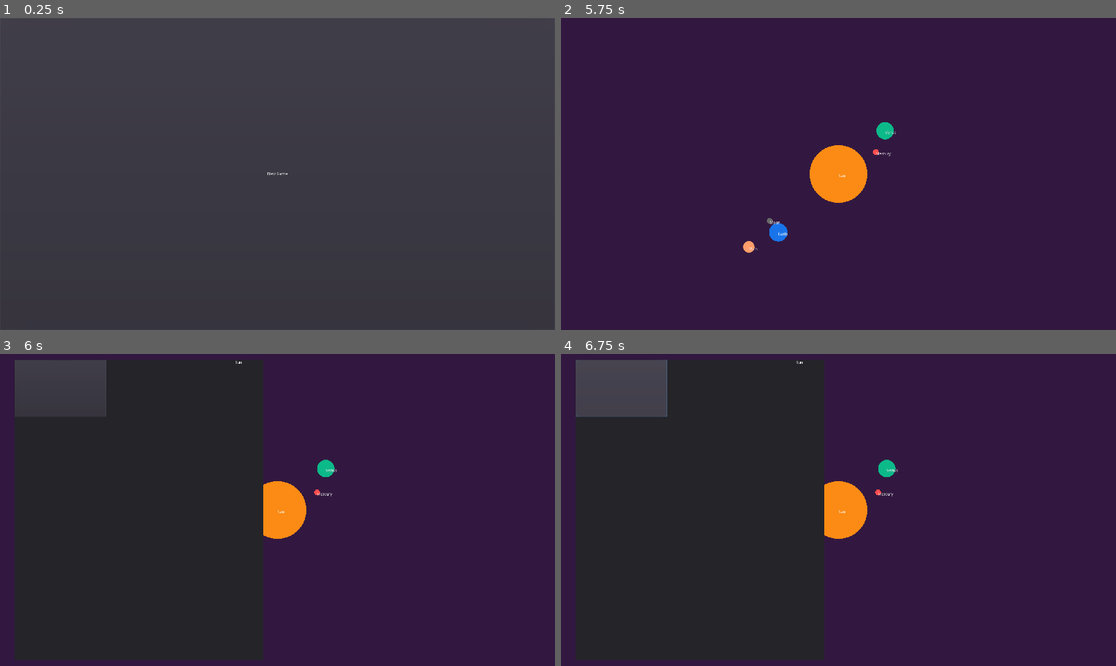
Above: before the commit, frames 1-4 (two rows, left to right).
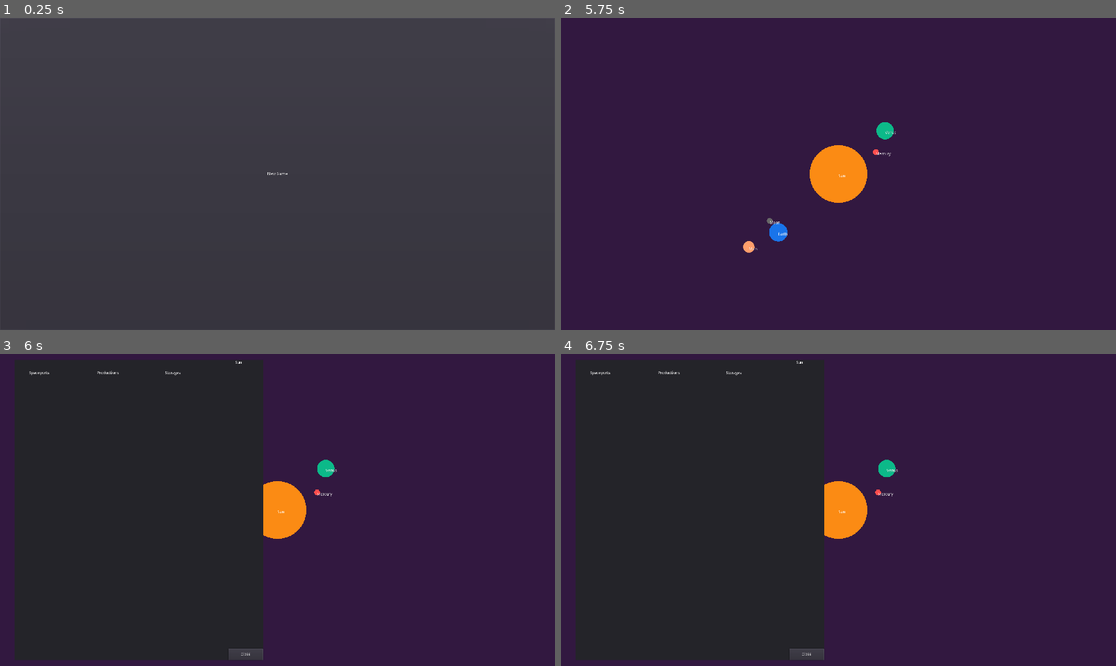
Above: after the commit, the same moments.

Repository: Stepets/BC3
Game: Godot game, scene res://scenes/Game.tscn
Same seed, same stepped clock (60 frames per second), same inputs: the game is played once before the commit and once after it.
Inputs (mouse positions are in pixels of both pictures, inside the frame that each line leads up to):
- Up to frame 1 (0.25 s): no input
- Up to frame 2 (5.75 s): click "New Game" at 0.5 s; move the mouse to (960, 158) at 1.27 s; click (960, 158) at 1.42 s; move the mouse to (727, 189) at 2.02 s; click (727, 189) at 2.17 s; move the mouse to (894, 105) at 2.77 s; click (894, 105) at 2.92 s; move the mouse to (810, 236) at 3.52 s; click (810, 236) at 3.67 s; move the mouse to (1005, 220) at 4.27 s; click (1005, 220) at 4.42 s; move the mouse to (672, 127) at 5.02 s; click (672, 127) at 5.17 s
- Up to frame 3 (6 s): move the mouse to (305, 510) at 5.77 s; click (305, 510) at 5.92 s
- Up to frame 4 (6.75 s): click (622, 388) at 6.52 s

Frames 1-2 are identical in both runs. In frame 3, 2.0% of the frame differs, in the area x 2-48%, y 2-98%; in frame 4, 3.2%, in the area x 2-48%, y 1-98%.
Error after the commit: Invalid get index 'cycle_elapsed' (on base: 'Nil'). (res://scripts/Planet.gd:12)

Commit message:
WIP production

Diff:
--- a/project.godot
+++ b/project.godot
@@ -44,6 +44,16 @@
 "language": "GDScript",
 "path": "res://scripts/PlanetView.gd"
 }, {
+"base": "Resource",
+"class": "ProductData",
+"language": "GDScript",
+"path": "res://scripts/product_data.gd"
+}, {
+"base": "Resource",
+"class": "ProductionData",
+"language": "GDScript",
+"path": "res://scripts/production_data.gd"
+}, {
 "base": "ViewportContainer",
 "class": "SceneManager",
 "language": "GDScript",
@@ -59,10 +69,20 @@
 "language": "GDScript",
 "path": "res://scripts/ship_data.gd"
 }, {
+"base": "Resource",
+"class": "SpaceportData",
+"language": "GDScript",
+"path": "res://scripts/spaceport_data.gd"
+}, {
 "base": "Node",
 "class": "State",
 "language": "GDScript",
 "path": "res://scripts/State.gd"
+}, {
+"base": "Resource",
+"class": "StorageData",
+"language": "GDScript",
+"path": "res://scripts/storage_data.gd"
 }, {
 "base": "Viewport",
 "class": "ViewportWithContext",
@@ -77,10 +97,14 @@
 "PlanetData": "",
 "PlanetUI": "",
 "PlanetView": "",
+"ProductData": "",
+"ProductionData": "",
 "SceneManager": "",
 "Ship": "",
 "ShipData": "",
+"SpaceportData": "",
 "State": "",
+"StorageData": "",
 "ViewportWithContext": ""
 }
 
--- /dev/null
+++ b/resource/product/helium.tres
@@ -0,0 +1,8 @@
+[gd_resource type="Resource" load_steps=2 format=2]
+
+[ext_resource path="res://scripts/product_data.gd" type="Script" id=1]
+
+[resource]
+script = ExtResource( 1 )
+name = "Water"
+type = 0
--- /dev/null
+++ b/resource/product/tools.tres
@@ -0,0 +1,8 @@
+[gd_resource type="Resource" load_steps=2 format=2]
+
+[ext_resource path="res://scripts/product_data.gd" type="Script" id=1]
+
+[resource]
+script = ExtResource( 1 )
+name = "Tools"
+type = 2
--- /dev/null
+++ b/resource/product/water.tres
@@ -0,0 +1,8 @@
+[gd_resource type="Resource" load_steps=2 format=2]
+
+[ext_resource path="res://scripts/product_data.gd" type="Script" id=1]
+
+[resource]
+script = ExtResource( 1 )
+name = "He-4"
+type = 1
--- a/scenes/PlanetUI.tscn
+++ b/scenes/PlanetUI.tscn
@@ -16,13 +16,78 @@
 [node name="Panel" type="Panel" parent="."]
 anchor_right = 1.0
 anchor_bottom = 1.0
+__meta__ = {
+"_edit_use_anchors_": false
+}
 
-[node name="Button" type="Button" parent="Panel"]
-margin_right = 317.0
-margin_bottom = 197.0
+[node name="CloseButton" type="Button" parent="Panel"]
+anchor_left = 1.0
+anchor_top = 1.0
+anchor_right = 1.0
+anchor_bottom = 1.0
+margin_left = -120.0
+margin_top = -40.0
+text = "Close"
+__meta__ = {
+"_edit_use_anchors_": false
+}
 
-[node name="Label" type="Label" parent="Panel"]
+[node name="PlanetNameLabel" type="Label" parent="Panel"]
 margin_left = 764.0
 margin_top = 3.0
 margin_right = 855.0
 margin_bottom = 36.0
+
+[node name="SpaceportsGridContainer" type="GridContainer" parent="Panel"]
+anchor_bottom = 1.0
+margin_left = 11.0
+margin_top = 55.0
+margin_right = 235.0
+margin_bottom = -11.0
+__meta__ = {
+"_edit_use_anchors_": false
+}
+
+[node name="SpaceportsLabel" type="Label" parent="Panel"]
+margin_left = 50.8542
+margin_top = 39.2001
+margin_right = 107.854
+margin_bottom = 53.2001
+text = "Spaceports"
+
+[node name="ProductionsGridContainer" type="GridContainer" parent="Panel"]
+anchor_bottom = 1.0
+margin_left = 246.201
+margin_top = 55.0
+margin_right = 470.201
+margin_bottom = -11.0
+__meta__ = {
+"_edit_use_anchors_": false
+}
+
+[node name="ProductionsLabel" type="Label" parent="Panel"]
+margin_left = 286.0
+margin_top = 39.0
+margin_right = 362.0
+margin_bottom = 53.0
+text = "Productions"
+
+[node name="StoragesGridContainer2" type="GridContainer" parent="Panel"]
+anchor_bottom = 1.0
+margin_left = 481.402
+margin_top = 55.0
+margin_right = 705.402
+margin_bottom = -11.0
+__meta__ = {
+"_edit_use_anchors_": false
+}
+
+[node name="StoragesLabel" type="Label" parent="Panel"]
+margin_left = 521.0
+margin_top = 39.0
+margin_right = 575.0
+margin_bottom = 53.0
+text = "Storages"
+__meta__ = {
+"_edit_use_anchors_": false
+}
--- a/scenes/State.tscn
+++ b/scenes/State.tscn
@@ -1,8 +1,10 @@
-[gd_scene load_steps=10 format=2]
+[gd_scene load_steps=15 format=2]
 
 [ext_resource path="res://scripts/State.gd" type="Script" id=1]
 [ext_resource path="res://scripts/Planet.gd" type="Script" id=2]
 [ext_resource path="res://scripts/planet_data.gd" type="Script" id=3]
+[ext_resource path="res://scripts/production_data.gd" type="Script" id=4]
+[ext_resource path="res://scripts/spaceport_data.gd" type="Script" id=5]
 
 [sub_resource type="Resource" id=1]
 script = ExtResource( 3 )
@@ -13,6 +15,12 @@
 orbit_radius = 0
 angular_speed = 0.0
 angle = 0.0
+max_spaceports = 0
+spaceports = [  ]
+max_productions = 0
+productions = [  ]
+max_storages = 0
+storages = [  ]
 
 [sub_resource type="Resource" id=2]
 script = ExtResource( 3 )
@@ -23,6 +31,12 @@
 orbit_radius = 150
 angular_speed = 0.628
 angle = 1234.0
+max_spaceports = 0
+spaceports = [  ]
+max_productions = 0
+productions = [  ]
+max_storages = 0
+storages = [  ]
 
 [sub_resource type="Resource" id=3]
 script = ExtResource( 3 )
@@ -33,8 +47,31 @@
 orbit_radius = 220
 angular_speed = 0.209
 angle = 4321.0
+max_spaceports = 0
+spaceports = [  ]
+max_productions = 0
+productions = [  ]
+max_storages = 0
+storages = [  ]
 
 [sub_resource type="Resource" id=4]
+script = ExtResource( 4 )
+name = ""
+consumes = [  ]
+produces = [  ]
+cycle_duration = 0
+
+[sub_resource type="Resource" id=5]
+script = ExtResource( 5 )
+name = "Sea-launch"
+slots = 0
+
+[sub_resource type="Resource" id=6]
+script = ExtResource( 5 )
+name = "Canaveral"
+slots = 0
+
+[sub_resource type="Resource" id=7]
 script = ExtResource( 3 )
 name = "Earth"
 color = Color( 0.101961, 0.458824, 0.921569, 1 )
@@ -43,8 +80,14 @@
 orbit_radius = 290
 angular_speed = 0.157
 angle = 322.0
+max_spaceports = 0
+spaceports = [ SubResource( 5 ), SubResource( 6 ) ]
+max_productions = 0
+productions = [ SubResource( 4 ), null ]
+max_storages = 0
+storages = [  ]
 
-[sub_resource type="Resource" id=5]
+[sub_resource type="Resource" id=8]
 script = ExtResource( 3 )
 name = "Mars"
 color = Color( 1, 0.623529, 0.423529, 1 )
@@ -53,8 +96,14 @@
 orbit_radius = 400
 angular_speed = 0.126
 angle = 228.0
+max_spaceports = 0
+spaceports = [  ]
+max_productions = 0
+productions = [  ]
+max_storages = 0
+storages = [  ]
 
-[sub_resource type="Resource" id=6]
+[sub_resource type="Resource" id=9]
 script = ExtResource( 3 )
 name = "Moon"
 color = Color( 0.411765, 0.411765, 0.411765, 1 )
@@ -63,6 +112,12 @@
 orbit_radius = 50
 angular_speed = 0.785
 angle = 0.0
+max_spaceports = 0
+spaceports = [  ]
+max_productions = 0
+productions = [  ]
+max_storages = 0
+storages = [  ]
 
 [node name="State" type="Node"]
 script = ExtResource( 1 )
@@ -83,14 +138,14 @@
 
 [node name="Earth" type="Node" parent="Planets"]
 script = ExtResource( 2 )
-data_r = SubResource( 4 )
+data_r = SubResource( 7 )
 
 [node name="Mars" type="Node" parent="Planets"]
 script = ExtResource( 2 )
-data_r = SubResource( 5 )
+data_r = SubResource( 8 )
 
 [node name="Moon" type="Node" parent="Planets"]
 script = ExtResource( 2 )
-data_r = SubResource( 6 )
+data_r = SubResource( 9 )
 
 [node name="Routes" type="Node" parent="."]
--- /dev/null
+++ b/scenes/TextItem.tscn
@@ -0,0 +1,8 @@
+[gd_scene format=2]
+
+[node name="Label" type="Label"]
+margin_right = 40.0
+margin_bottom = 14.0
+__meta__ = {
+"_edit_use_anchors_": false
+}
--- a/scripts/Planet.gd
+++ b/scripts/Planet.gd
@@ -7,6 +7,27 @@
 func _process(delta):
 	if data.is_orbiting():
 		data.angle += data.angular_speed * delta
+	for prod in data.productions:
+		prod = prod as ProductionData
+		if prod.cycle_elapsed < prod.cycle_duration:
+			prod.cycle_elapsed += delta
+		if prod.cycle_elapsed >= prod.cycle_duration:
+			var storage_required = {}
+			for item in prod.produces:
+				item = item as ProductData
+				if not storage_required.has(item.type):
+					storage_required[item.type] = 0
+				storage_required[item.type] += 1
+			var enough_space = true
+			for item_type in storage_required.keys():
+				if data.get_free(item_type) < storage_required[item_type]:
+					enough_space = false
+					break
+			if not enough_space:
+				continue
+
+			for item_type in storage_required.keys():
+				data.consume_storage(item_type, storage_required[item_type])
 
 func get_host():
 	return get_node(data.host)
--- a/scripts/PlanetUI.gd
+++ b/scripts/PlanetUI.gd
@@ -1,5 +1,7 @@
 extends Popup
 class_name PlanetUI
+
+var item = preload("res://scenes/TextItem.tscn")
 
 func _ready():
 	connect("popup_hide", self, "on_close")
@@ -8,7 +10,20 @@
 	get_tree().paused = false
 
 func fill(planet : PlanetData) -> void:
-	$Panel/Label.text = planet.name
+	$Panel/PlanetNameLabel.text = planet.name
+	for port in planet.spaceports:
+		var n = item.instance()
+		n.text = port.name
+		$Panel/SpaceportsGridContainer.add_child(n)
+	for prod in planet.productions:
+		var n = item.instance()
+		n.text = prod.name
+		$Panel/ProductionsGridContainer.add_child(n)
+	for storage in planet.storages:
+		storage = storage as StorageData
+		var n = item.instance()
+		n.text = storage.name + " (" + String(storage.size - storage.free_size) + "/" + String(storage.size) + ")"
+		$Panel/SpaceportsGridContainer.add_child(n)
 
 static func sc():
 	return load("res://scenes/PlanetUI.tscn").instance()
--- a/scripts/planet_data.gd
+++ b/scripts/planet_data.gd
@@ -10,5 +10,33 @@
 export var angular_speed : float
 export var angle : float
 
+export var max_spaceports : int
+export(Array, Resource) var spaceports # SpaceportData
+
+export var max_productions : int
+export(Array, Resource) var productions # ProductionData
+
+export var max_storages : int
+export(Array, Resource) var storages # StorageData
+
 func is_orbiting() -> bool:
 	return not host.is_empty()
+
+func get_free_storage(type) -> int:
+	var free : int = 0
+	for storage in storages:
+		storage = storage as StorageData
+		if storage.type == type:
+			free += storage.free_size
+	return free
+
+func consume_storage(type, vol : int):
+	for storage in storages:
+		storage = storage as StorageData
+		if storage.type == type:
+			if storage.free_size >= vol:
+				storage.free_size -= vol
+				return
+			else:
+				vol -= storage.free_size
+				storage.free_size = 0
--- /dev/null
+++ b/scripts/product_data.gd
@@ -0,0 +1,9 @@
+extends Resource
+class_name ProductData
+
+enum Type {
+	LIQUID, GAS, SOLID
+}
+
+export var name : String
+export(Type) var type
--- /dev/null
+++ b/scripts/production_data.gd
@@ -0,0 +1,8 @@
+extends Resource
+class_name ProductionData
+
+export var name : String
+export(Array, Resource) var consumes # ProductData
+export(Array, Resource) var produces # ProductData
+export var cycle_duration : int
+var cycle_elapsed : float
--- /dev/null
+++ b/scripts/spaceport_data.gd
@@ -0,0 +1,6 @@
+extends Resource
+class_name SpaceportData
+
+export var name : String
+export var slots : int
+var free_slots : int
--- /dev/null
+++ b/scripts/storage_data.gd
@@ -0,0 +1,6 @@
+extends Resource
+class_name StorageData
+
+export var size : int
+var free_size : int
+export(ProductData.Type) var type
